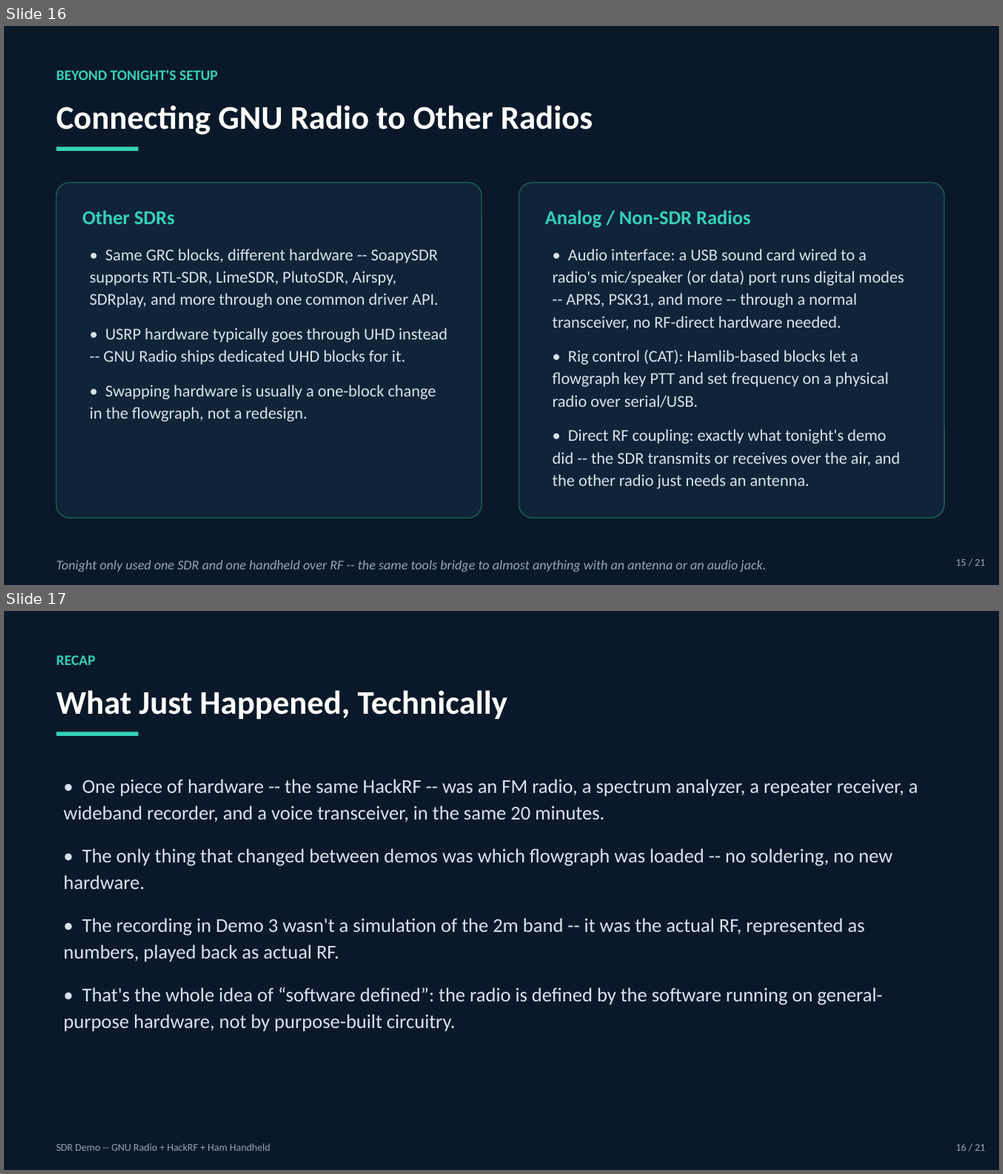
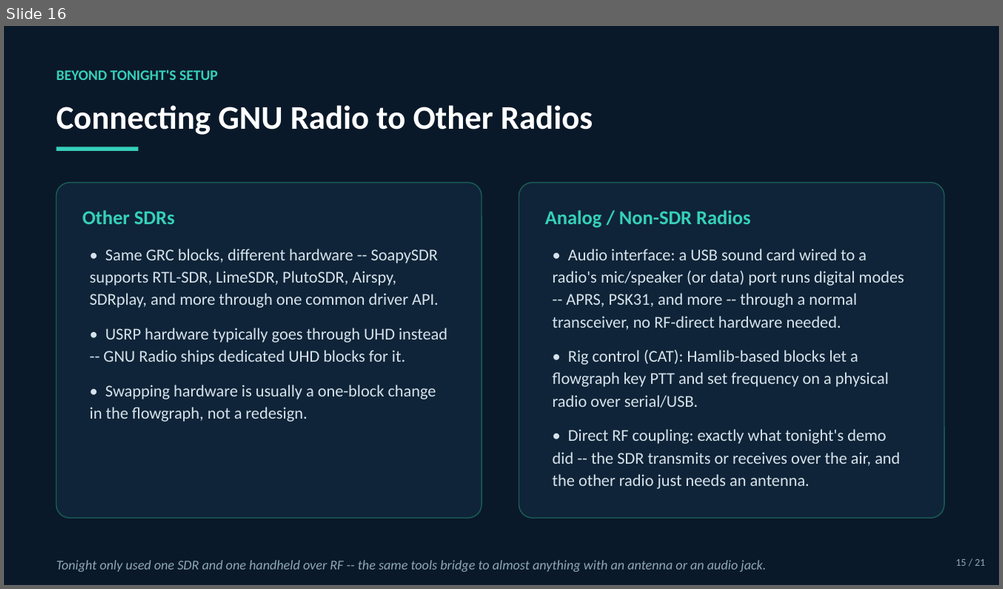
Before and after one commit to W5TSU/SDR-Demo, a slide deck: slides/SDR_Demo.pptx. Shown one above the other, each under a label of ours: slides 16 and 17 before the commit, slide 16 after it. The pictures are 1003x1174 and 1003x589 pixels, drawn with LibreOffice and Linux fonts; fonts in the diff are those of the drawing. Boxes give left, top, right and bottom in pixels: in the first picture for what was removed or moved away, otherwise in the second. Text is boxed around its words. In the diff, an @@ line names an element or a change of style, - is before the commit and + after.

```diff
--- a/slides/SDR_Demo.pptx
+++ b/slides/SDR_Demo.pptx
@@ slide 17 removed at box(4, 611, 999, 1170), background #FFFFFF @@
@@ rectangle removed at box(4, 611, 999, 1170) @@
@@ text removed at box(57, 655, 96, 665) @@
-RECAP
@@ text removed at box(57, 690, 507, 719) @@
-What Just Happened, Technically
@@ rectangle removed at box(57, 732, 138, 736) @@
@@ text removed at box(63, 779, 918, 1032) @@
-• One piece of hardware -- the same HackRF -- was an FM radio, a spectrum analyzer, a repeater receiver, a wideband recorder, and a voice transceiver, in the same 20 minutes.
-• The only thing that changed between demos was which flowgraph was loaded -- no soldering, no new hardware.
-• The recording in Demo 3 wasn't a simulation of the 2m band -- it was the actual RF, represented as numbers, played back as actual RF.
-• That's the whole idea of “software defined”: the radio is defined by the software running on general-purpose hardware, not by purpose-built circuitry.
@@ text removed at box(57, 1144, 270, 1151) @@
-SDR Demo -- GNU Radio + HackRF + Ham Handheld
@@ text removed at box(956, 1144, 984, 1151) @@
-16 / 21
```
Also in this commit, not shown: 1 slide changed, 1 slide added, 3 other files.
